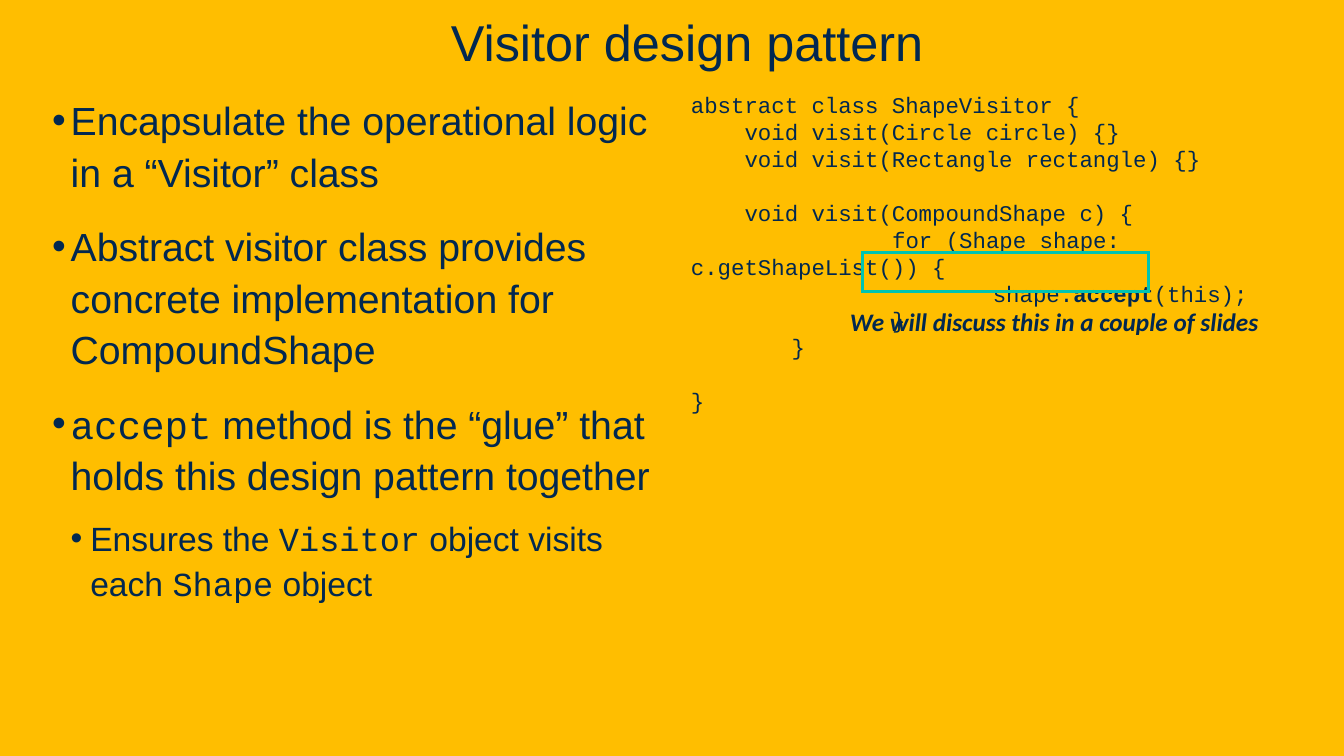
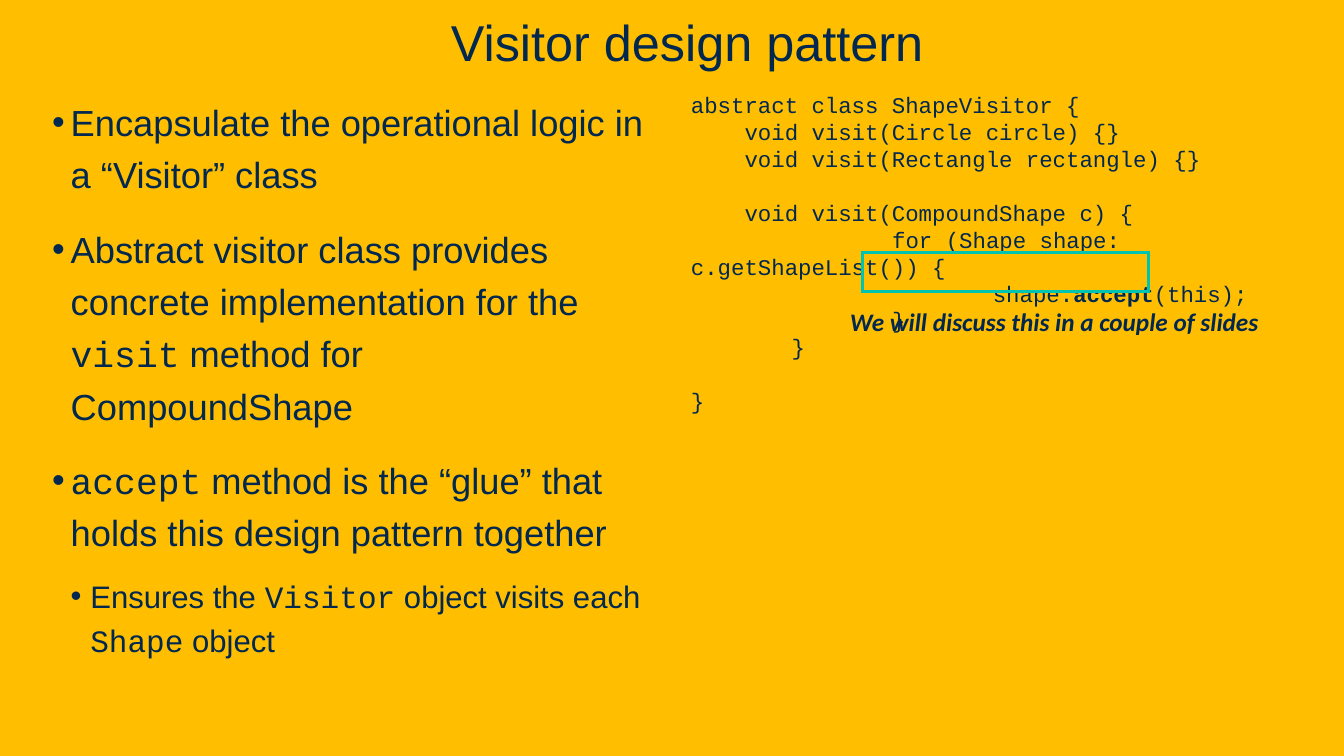
Before and after one commit to davsec-teaching/ecs160-f25, a slide deck: slide 131 of slides/8_design_patterns.pptx. Drawn at 1344x756 pixels with LibreOffice and Linux fonts; fonts in the diff are those of the drawing; background and template pictures are left out. Boxes give left, top, right and bottom in pixels: in the first picture for what was removed or moved away, otherwise in the second. Text is boxed around its words. In the diff, an @@ line names an element or a change of style, - is before the commit and + after.

```diff
--- a/slides/8_design_patterns.pptx
+++ b/slides/8_design_patterns.pptx
@@ text at box(71, 109, 643, 659): size 28 to 25.9 pt in "Encapsulate the operational logic in a “Visitor” ...", "accept method is the “glue” that holds ..."; size 24 to 22.2 pt in "Ensures the Visitor object visits each Shape ..."; line spacing 1.1 to 1.2 @@
@@ text at box(71, 236, 578, 426): text changed; size 28 to 25.9 pt @@
-• Abstract visitor class provides concrete implementation for CompoundShape
+• Abstract visitor class provides concrete implementation for the visit method for CompoundShape
```
Also in this commit, not shown: 3 other slides changed, 2 slides added, 4 slides removed.
